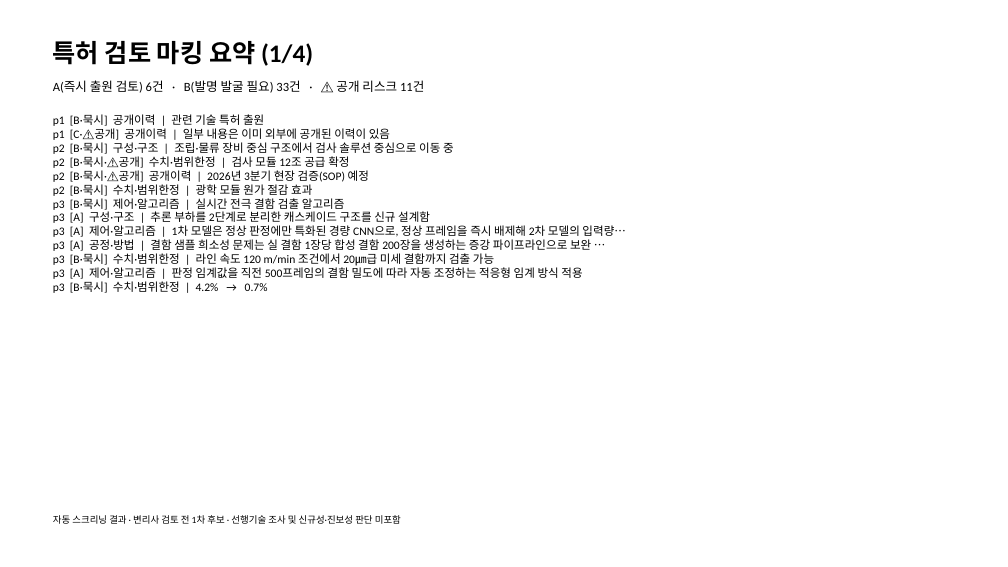
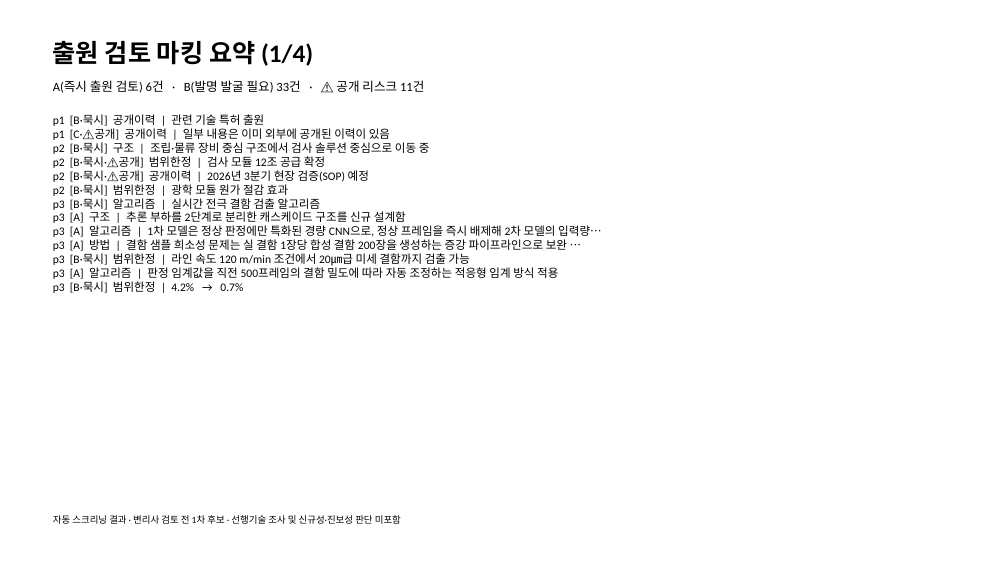
Before and after one commit to HyungKim/patent-marker, a slide deck: slide 6 of samples/회사보고자료_예시_마킹결과.pptx. Drawn at 1008x567 pixels with LibreOffice and Linux fonts; fonts in the diff are those of the drawing. Boxes give left, top, right and bottom in pixels: in the first picture for what was removed or moved away, otherwise in the second. Text is boxed around its words. In the diff, an @@ line names an element or a change of style, - is before the commit and + after.

```diff
--- a/samples/회사보고자료_예시_마킹결과.pptx
+++ b/samples/회사보고자료_예시_마킹결과.pptx
@@ text at bbox=[53, 41, 313, 66]: text changed @@
-특허 검토 마킹 요약 (1/4)
+출원 검토 마킹 요약 (1/4)
@@ text at bbox=[53, 142, 430, 168]: text changed @@
-p2 [B·묵시] 구성·구조 | 조립·물류 장비 중심 구조에서 검사 솔루션 중심으로 이동 중
-p2 [B·묵시·⚠공개] 수치·범위한정 | 검사 모듈 12조 공급 확정
+p2 [B·묵시] 구조 | 조립·물류 장비 중심 구조에서 검사 솔루션 중심으로 이동 중
+p2 [B·묵시·⚠공개] 범위한정 | 검사 모듈 12조 공급 확정
@@ text at bbox=[53, 184, 602, 293]: text changed @@
-p2 [B·묵시] 수치·범위한정 | 광학 모듈 원가 절감 효과
-p3 [B·묵시] 제어·알고리즘 | 실시간 전극 결함 검출 알고리즘
-p3 [A] 구성·구조 | 추론 부하를 2단계로 분리한 캐스케이드 구조를 신규 설계함
-p3 [A] 제어·알고리즘 | 1차 모델은 정상 판정에만 특화된 경량 CNN으로, 정상 프레임을 즉시 배제해 2차 모델의 입력량…
-p3 [A] 공정·방법 | 결함 샘플 희소성 문제는 실 결함 1장당 합성 결함 200장을 생성하는 증강 파이프라인으로 보완 …
-p3 [B·묵시] 수치·범위한정 | 라인 속도 120 m/min 조건에서 20㎛급 미세 결함까지 검출 가능
-p3 [A] 제어·알고리즘 | 판정 임계값을 직전 500프레임의 결함 밀도에 따라 자동 조정하는 적응형 임계 방식 적용
-p3 [B·묵시] 수치·범위한정 | 4.2% → 0.7%
+p2 [B·묵시] 범위한정 | 광학 모듈 원가 절감 효과
+p3 [B·묵시] 알고리즘 | 실시간 전극 결함 검출 알고리즘
+p3 [A] 구조 | 추론 부하를 2단계로 분리한 캐스케이드 구조를 신규 설계함
+p3 [A] 알고리즘 | 1차 모델은 정상 판정에만 특화된 경량 CNN으로, 정상 프레임을 즉시 배제해 2차 모델의 입력량…
+p3 [A] 방법 | 결함 샘플 희소성 문제는 실 결함 1장당 합성 결함 200장을 생성하는 증강 파이프라인으로 보완 …
+p3 [B·묵시] 범위한정 | 라인 속도 120 m/min 조건에서 20㎛급 미세 결함까지 검출 가능
+p3 [A] 알고리즘 | 판정 임계값을 직전 500프레임의 결함 밀도에 따라 자동 조정하는 적응형 임계 방식 적용
+p3 [B·묵시] 범위한정 | 4.2% → 0.7%
```
Also in this commit, not shown: 8 other slides changed.
